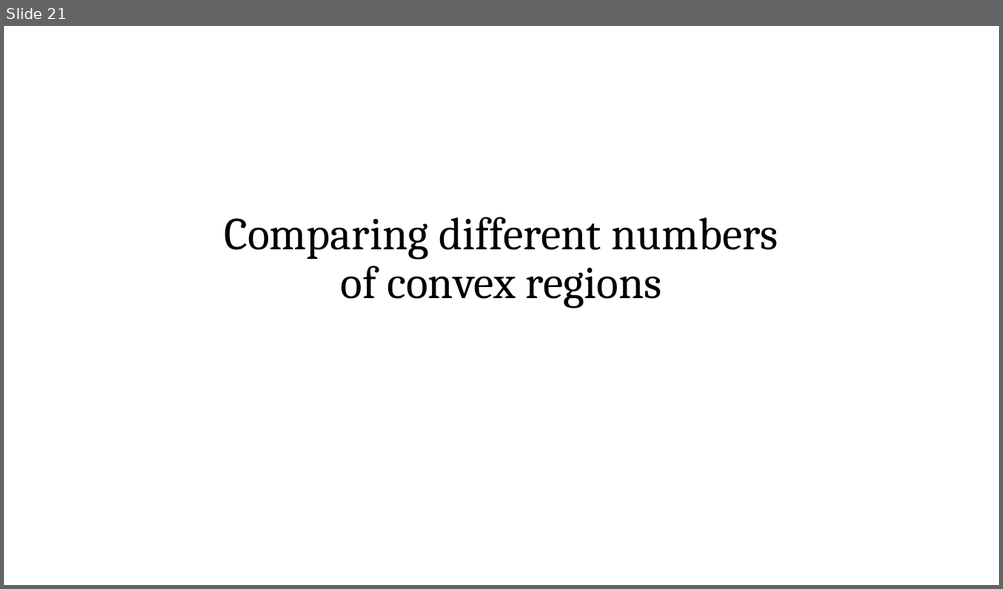
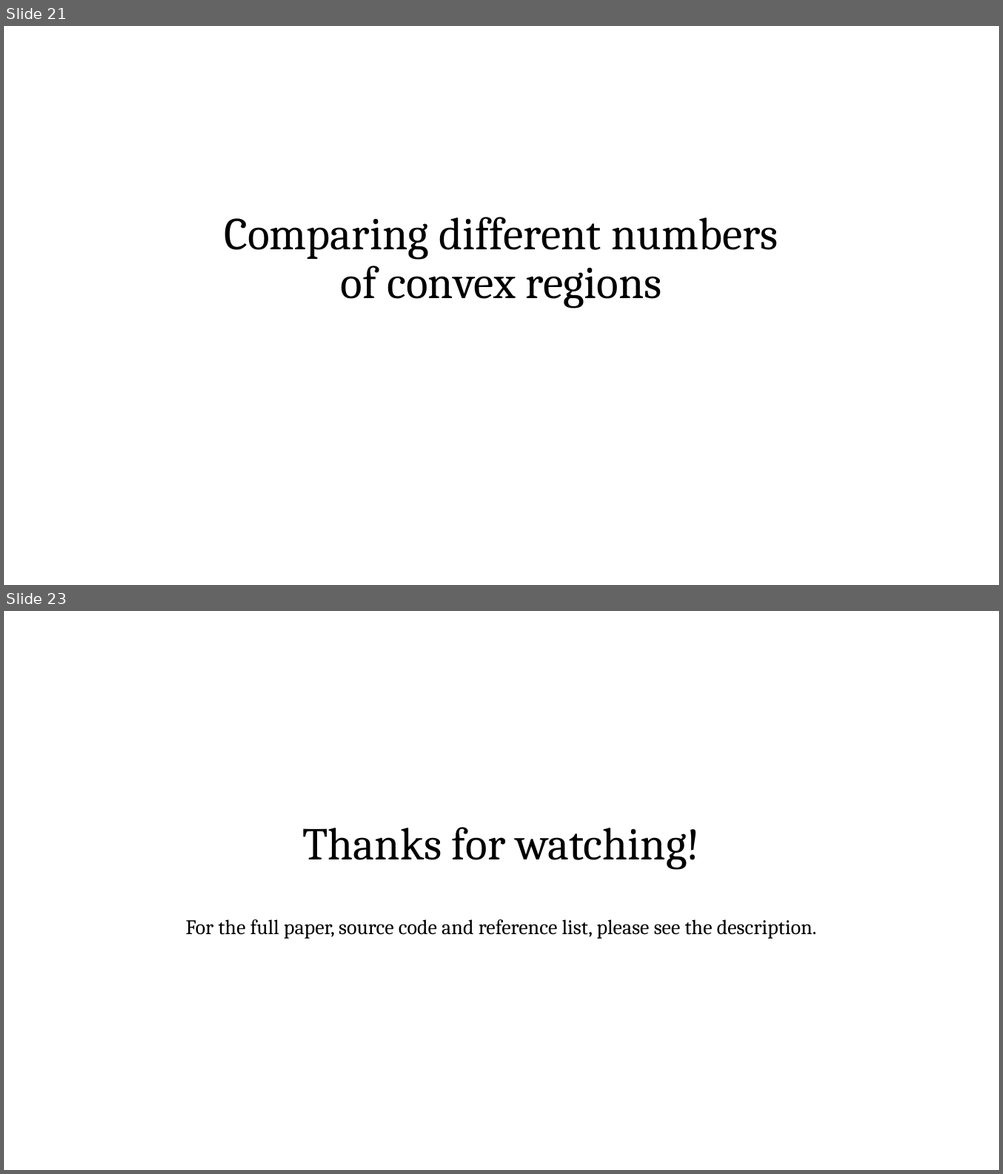
Before and after one commit to bernhardpg/collision-free-mixed-integer-planning-for-uavs, a slide deck: output/Slides.pptx. Shown one above the other, each under a label of ours: slide 21 before the commit, slides 21 and 23 after it; the slides between them are not shown. The pictures are 1003x589 and 1003x1174 pixels, drawn with LibreOffice and Linux fonts; fonts in the diff are those of the drawing. Boxes give left, top, right and bottom in pixels: in the first picture for what was removed or moved away, otherwise in the second. Text is boxed around its words. In the diff, an @@ line names an element or a change of style, - is before the commit and + after.

```diff
--- a/output/Slides.pptx
+++ b/output/Slides.pptx
@@ slide 23 added at (4,611,999,1170), background #FFFFFF @@
@@ title added at (303,827,700,869), 44 pt, text #000000 @@
+Thanks for watching!
@@ text added at (185,920,817,939), 20 pt, text #000000 @@
+For the full paper, source code and reference list, please see the description.
```
Also in this commit, not shown: 1 slide changed.
